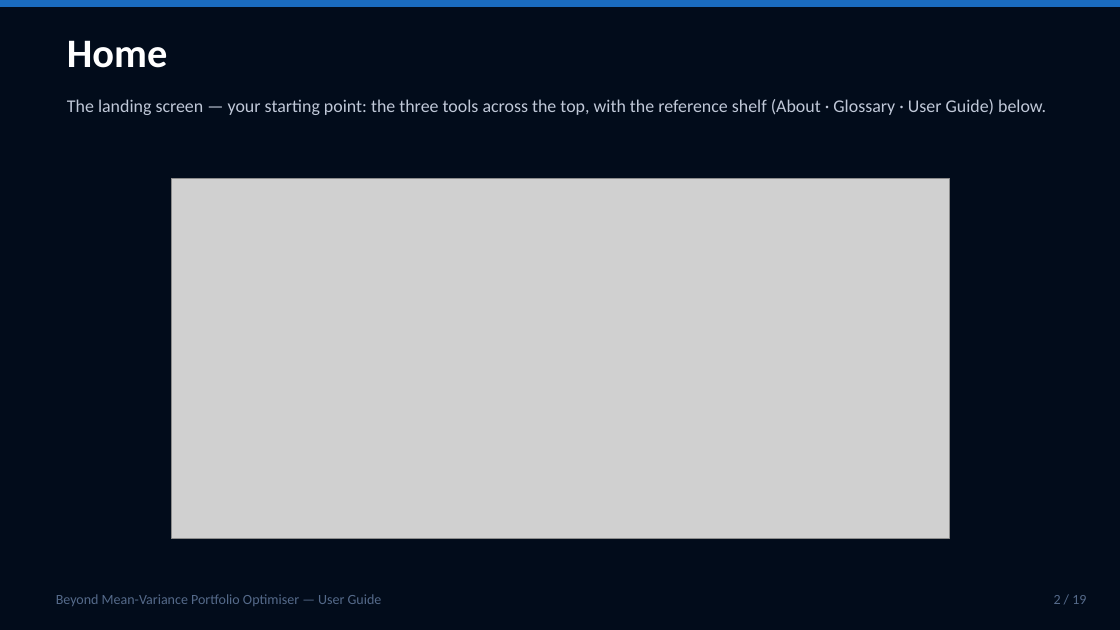
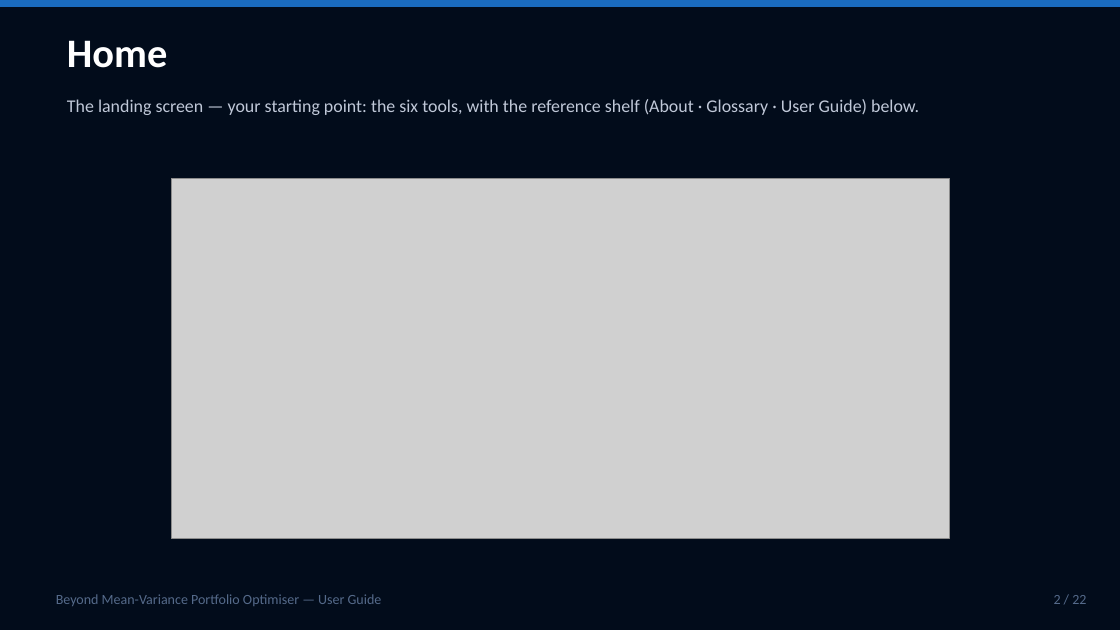
Before and after one commit to SamiJeddou/behavioral-portfolio-optimizer, a slide deck: slide 2 of userguide.pptx. Drawn at 1120x630 pixels with LibreOffice and Linux fonts; fonts in the diff are those of the drawing; grey boxes stand for pictures. Boxes give left, top, right and bottom in pixels: in the first picture for what was removed or moved away, otherwise in the second. Text is boxed around its words. In the diff, an @@ line names an element or a change of style, - is before the commit and + after.

```diff
--- a/userguide.pptx
+++ b/userguide.pptx
@@ text at <box>67,99,919,115</box>: text changed @@
-The landing screen — your starting point: the three tools across the top, with the reference shelf (About · Glossary · User Guide) below.
+The landing screen — your starting point: the six tools, with the reference shelf (About · Glossary · User Guide) below.
@@ text at <box>1054,595,1086,604</box>: text changed @@
-2 / 19
+2 / 22
```
Also in this commit, not shown: 17 other slides changed, 3 slides added, 50 other files.
